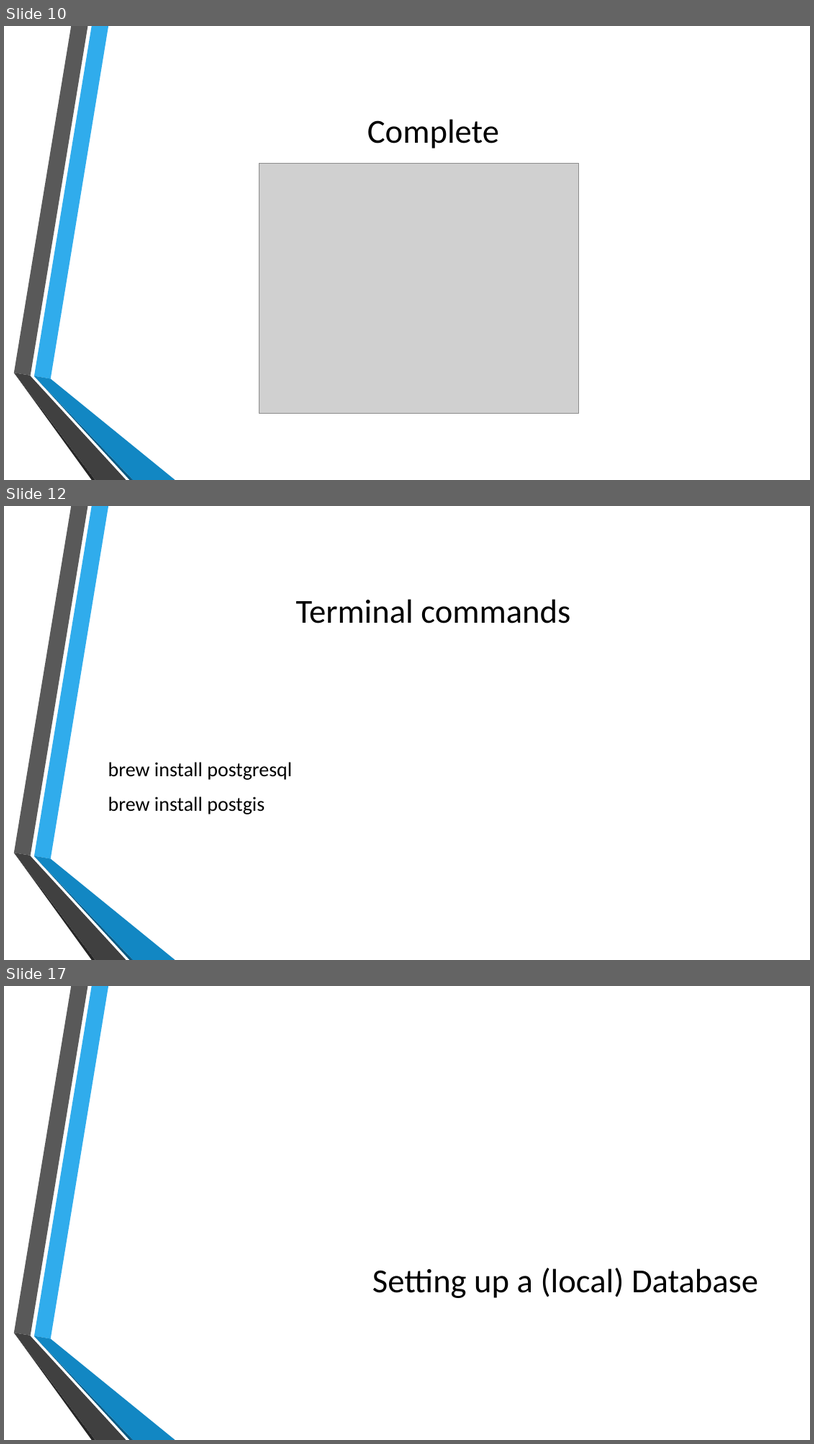
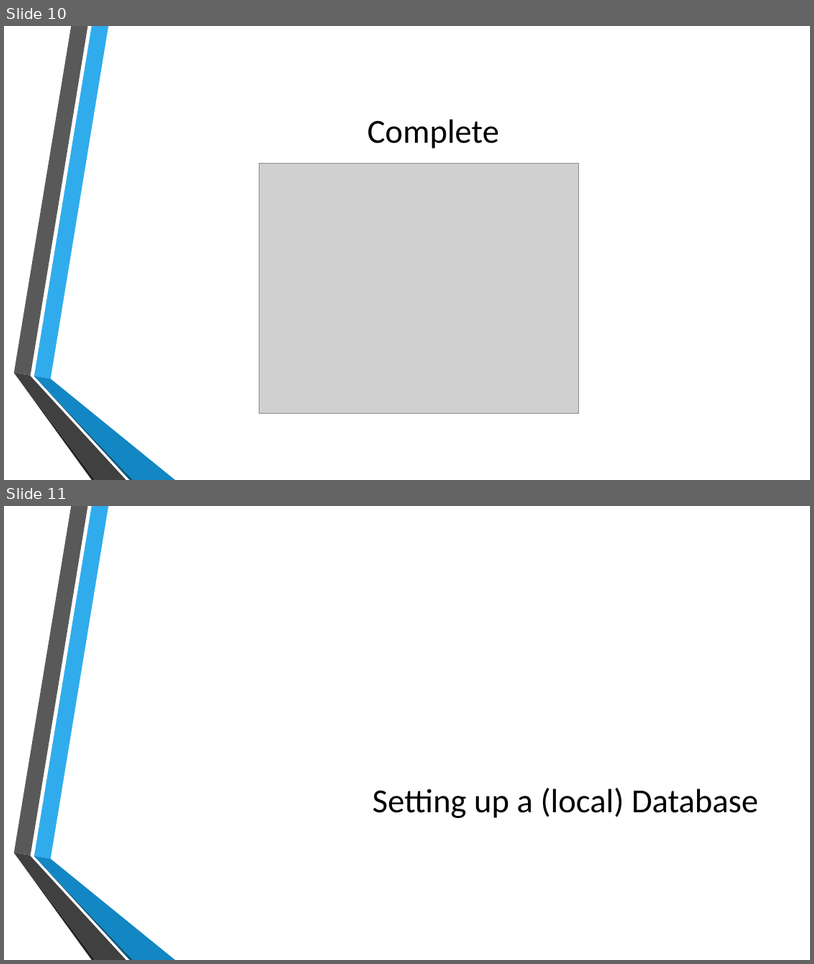
Before and after one commit to MGIS-UMN/GIS5577_week1, a slide deck: Setting_up_PostgreSQL.odp. Shown one above the other, each under a label of ours: slides 10, 12 and 17 before the commit, slides 10 and 11 after it; the slides between them are not shown. The pictures are 814x1444 and 814x964 pixels, drawn with LibreOffice and Linux fonts; fonts in the diff are those of the drawing; grey boxes stand for pictures; background and template pictures are left out. Boxes give left, top, right and bottom in pixels: in the first picture for what was removed or moved away, otherwise in the second. Text is boxed around its words. In the diff, an @@ line names an element or a change of style, - is before the commit and + after.

```diff
--- a/Setting_up_PostgreSQL.odp
+++ b/Setting_up_PostgreSQL.odp
@@ slide 12 removed at box(4, 506, 810, 960), background picture (left out); not listed: 6 template elements that a slide beside it also shows @@
@@ title removed at box(296, 599, 571, 623) @@
-Terminal commands
@@ text removed at box(108, 762, 292, 814) @@
-brew install postgresql
-brew install postgis
@@ what was slide 17 is now slide 11 @@
```
Also in this commit, not shown: 4 slides added, 5 other slides removed, 1 other file.
